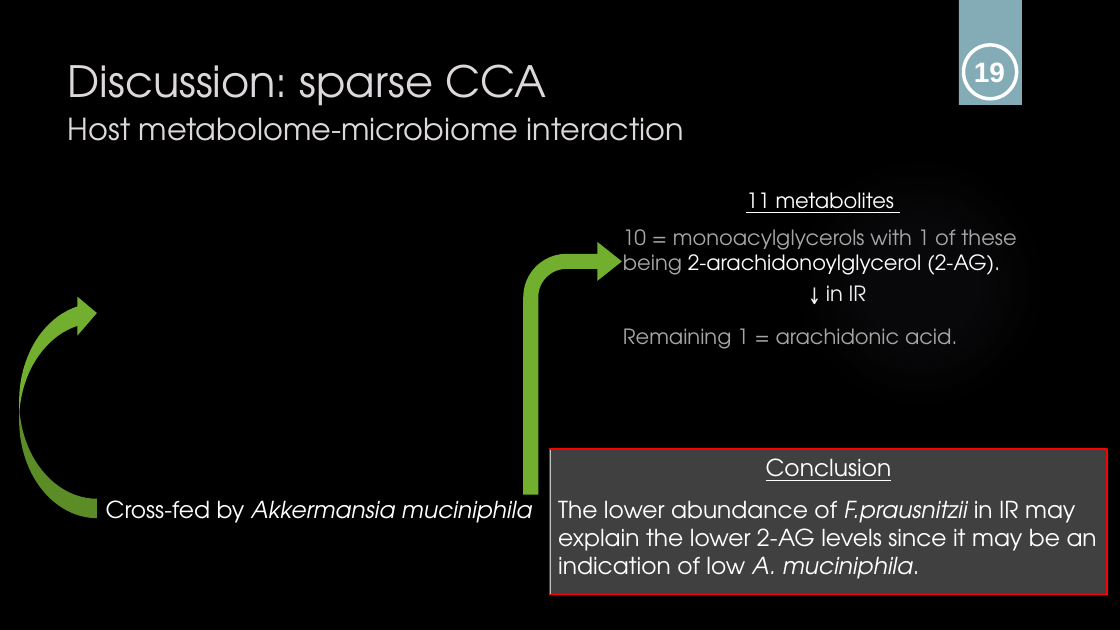
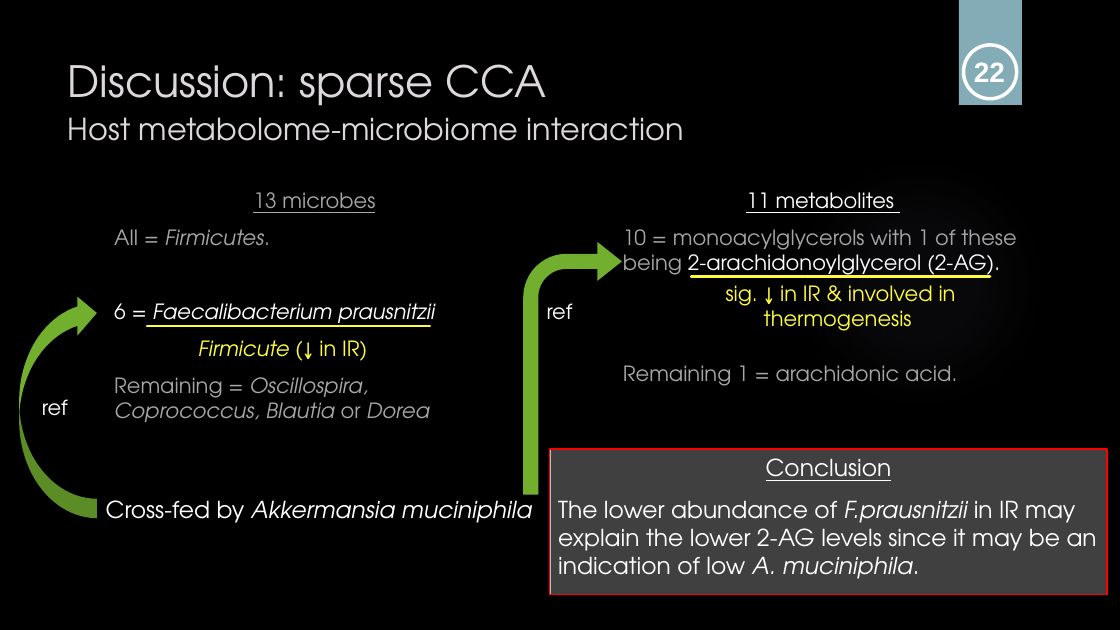
Before and after one commit to sabdeolive/Sabrina_BMS_Bachelor-Internship, a slide deck: slide 21 of Final Presentation.pptx (slide 22 before the commit). Drawn at 1120x630 pixels with LibreOffice and Linux fonts; fonts in the diff are those of the drawing; grey boxes stand for pictures; background and template pictures are left out. Boxes give left, top, right and bottom in pixels: in the first picture for what was removed or moved away, otherwise in the second. Text is boxed around its words. In the diff, an @@ line names an element or a change of style, - is before the commit and + after.

```diff
--- a/Final Presentation.pptx
+++ b/Final Presentation.pptx
@@ text at (x1=974, y1=62, x2=1005, y2=82): text changed @@
-19
+22
@@ text added at (x1=114, y1=192, x2=435, y2=422), 18 pt, text #A6A6A6, italic @@
+13 microbes
+All = Firmicutes.
+6 = Faecalibacterium prausnitzii
+Firmicute (↓ in IR)
+Remaining = Oscillospira, Coprococcus, Blautia or Dorea
@@ text "11 metabolites" rewrapped from (x1=623, y1=192, x2=1016, y2=349) to (x1=623, y1=192, x2=1016, y2=386) @@
@@ line added from (691, 276) to (991, 276), #FFFB43 2.25 pt @@
@@ text at (x1=726, y1=285, x2=956, y2=331): text changed; text colour #F2F2F2 to #FFFB43 @@
-↓ in IR
+sig. ↓ in IR & involved in thermogenesis
@@ line added from (147, 326) to (430, 326), #FFFB43 2.25 pt @@
@@ text added at (x1=547, y1=303, x2=573, y2=320), 18 pt, text #FFFFFF @@
+ref
@@ text added at (x1=42, y1=399, x2=68, y2=416), 18 pt, text #FFFFFF @@
+ref
```
Also in this commit, not shown: 20 other slides changed, 2 slides added, 1 slide removed.
